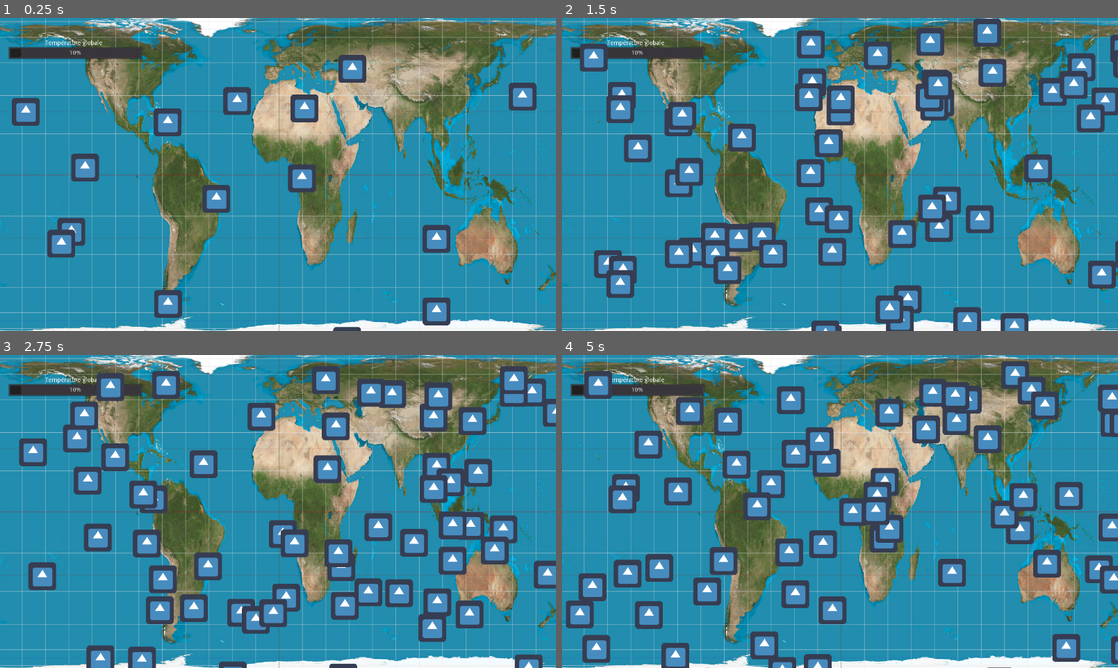
Above: before the commit, frames 1-4 (two rows, left to right).
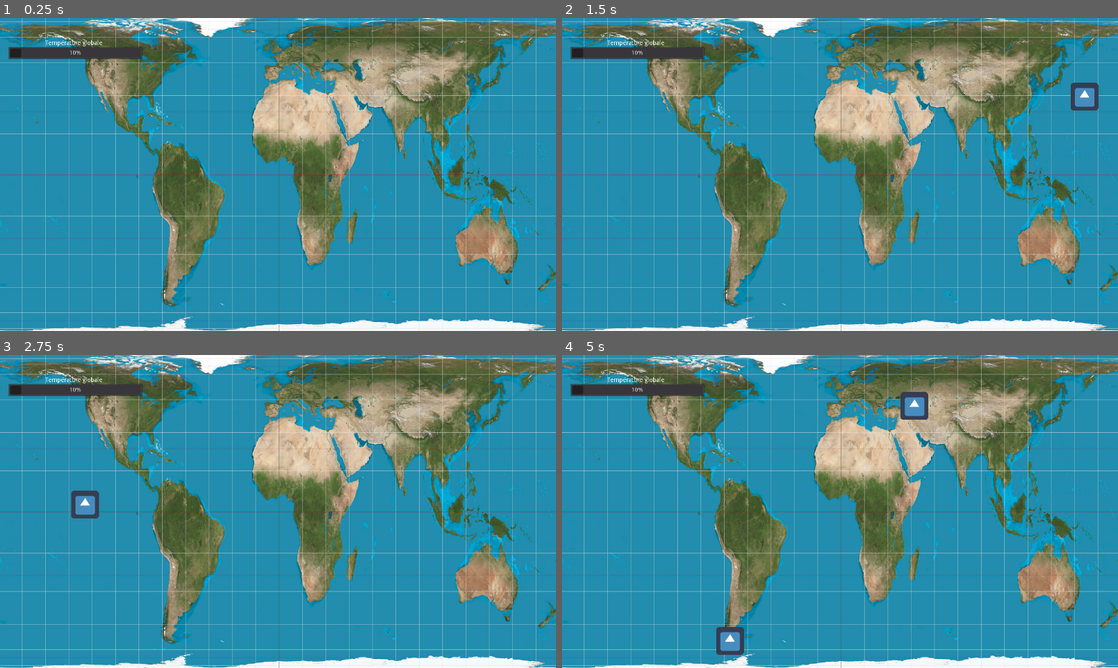
Above: after the commit, the same moments.

Repository: ClubInfoInsaT/jeu-sce-2023
Game: Godot game, scene res://MainScene.tscn
The game is run twice, just before and just after one commit, with the same random seed, the same clock (stepped at 60 frames per second) and the same inputs. The engine's default icon, where the game draws it, is replaced by a stand-in: a white triangle on a blue panel in a dark square.
Inputs (mouse positions are in pixels of both pictures, inside the frame that each line leads up to):
- Up to frame 1 (0.25 s): no input
- Up to frame 2 (1.5 s): click (1084, 96) at 0.52 s; click (801, 102) at 1.27 s
- Up to frame 3 (2.75 s): click (116, 520) at 2.02 s
- Up to frame 4 (5 s): no input

The runs differ from the first frame. In frame 1, 6.1% of the frame differs, in the area x 2-97%, y 11-100%; in frame 2, 20%; in frame 3, 24%, in the area x 3-100%, y 3-100%; in frame 4, 23%.

Commit message:
challenges event

Diff:
--- a/godot-project/NewChallengeButton.gd
+++ b/godot-project/NewChallengeButton.gd
@@ -3,9 +3,13 @@
 export var lifeTime = 5
 var currentTime = 0
 func _ready():
-	pass # Replace with function body.
+	pass
+
 func _process(delta):
 	if(currentTime > lifeTime) :
 		queue_free()
 		return
 	currentTime += delta
+
+func _on_TextureButton_pressed():
+	queue_free()
--- a/godot-project/NewChallengeButton.tscn
+++ b/godot-project/NewChallengeButton.tscn
@@ -15,3 +15,5 @@
 texture_hover = ExtResource( 1 )
 texture_disabled = ExtResource( 1 )
 texture_focused = ExtResource( 1 )
+
+[connection signal="pressed" from="TextureButton" to="." method="_on_TextureButton_pressed"]
--- a/godot-project/RandomChallenges.gd
+++ b/godot-project/RandomChallenges.gd
@@ -1,19 +1,23 @@
 extends Node2D
 
 
-# Declare member variables here. Examples:
-# var a = 2
-# var b = "text"
+
 const ChallengeButtonScene = "res://NewChallengeButton.tscn"
 var ChallengeButton
 var map
-# Called when the node enters the scene tree for the first time.
+var timeBeforeNewChallenge = 1
+var currentTime = 0
 func _ready():
 	map = find_node("Map")
 	ChallengeButton = preload(ChallengeButtonScene)
 
-# Called every frame. 'delta' is the elapsed time since the previous frame.
+
+
 func _process(delta):
+	currentTime += delta
+	if currentTime < timeBeforeNewChallenge :
+		return
+	currentTime = 0
 	randomize()
 	var newPos = Vector2(rand_range(0, map.texture.get_width()), rand_range(0, map.texture.get_height()) )
 	var challengeButton = ChallengeButton.instance()
